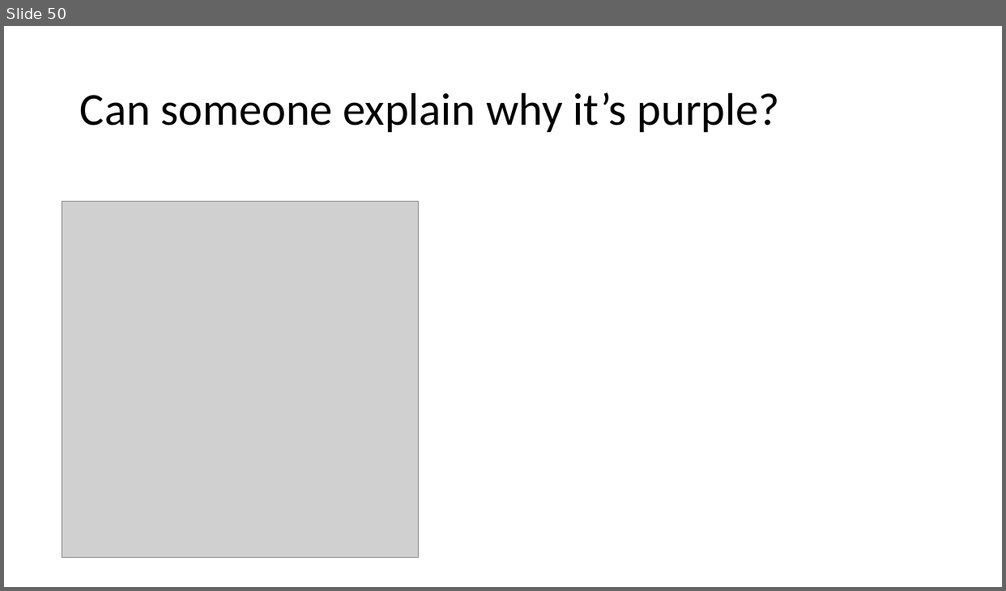
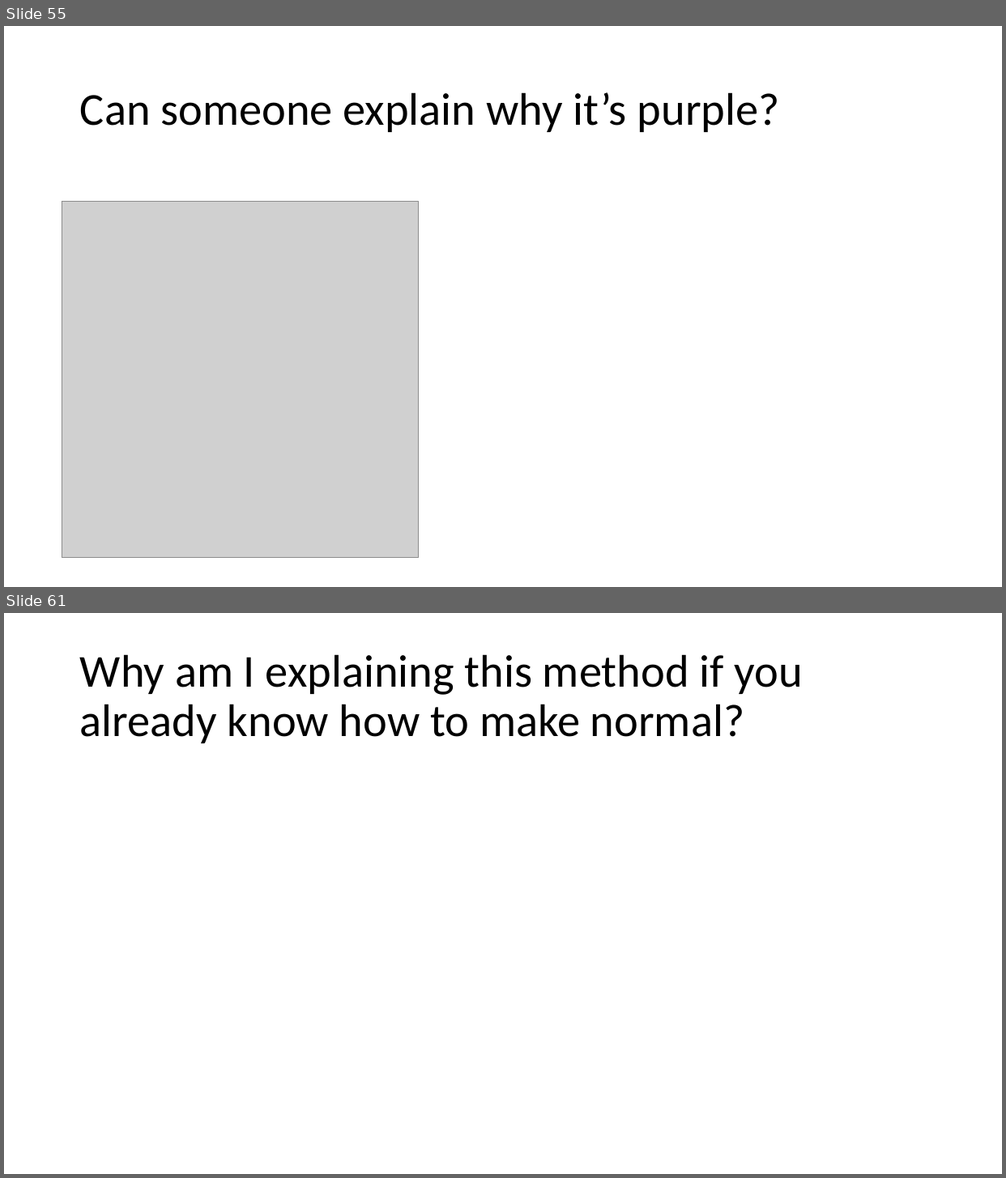
Before and after one commit to harveypekar/3dgraphics, a slide deck: course/3d_slides_w6.pptx. Shown one above the other, each under a label of ours: slide 50 before the commit, slides 55 and 61 after it; the slides between them are not shown. The pictures are 1006x591 and 1006x1178 pixels, drawn with LibreOffice and Linux fonts; fonts in the diff are those of the drawing; grey boxes stand for pictures. Boxes give left, top, right and bottom in pixels: in the first picture for what was removed or moved away, otherwise in the second. Text is boxed around its words. In the diff, an @@ line names an element or a change of style, - is before the commit and + after.

Commit message:
normal maps

```diff
--- a/course/3d_slides_w6.pptx
+++ b/course/3d_slides_w6.pptx
@@ slide 61 added at <box>4,613,1002,1174</box>, background #FFFFFF @@
@@ title added at <box>80,654,802,743</box>, 44 pt, text #000000 @@
+Why am I explaining this method if you already know how to make normal?
@@ what was slide 50 is now slide 55 @@
```
Also in this commit, not shown: 4 slides changed, 15 other slides added, 6 slides removed.
